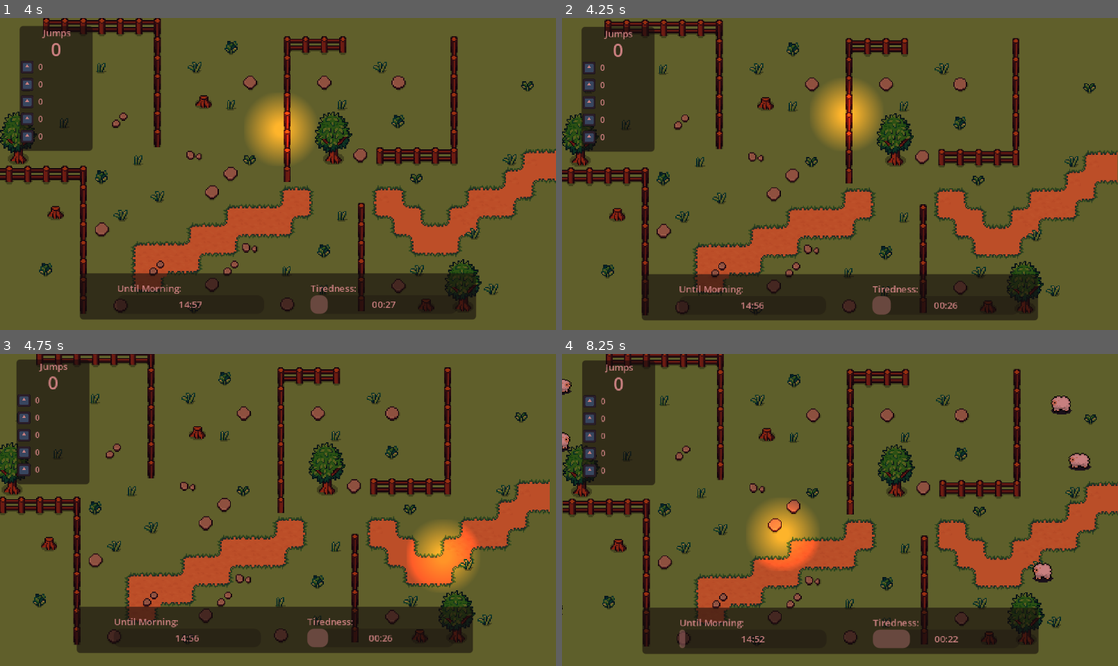
Above: before the commit, frames 1-4 (two rows, left to right).
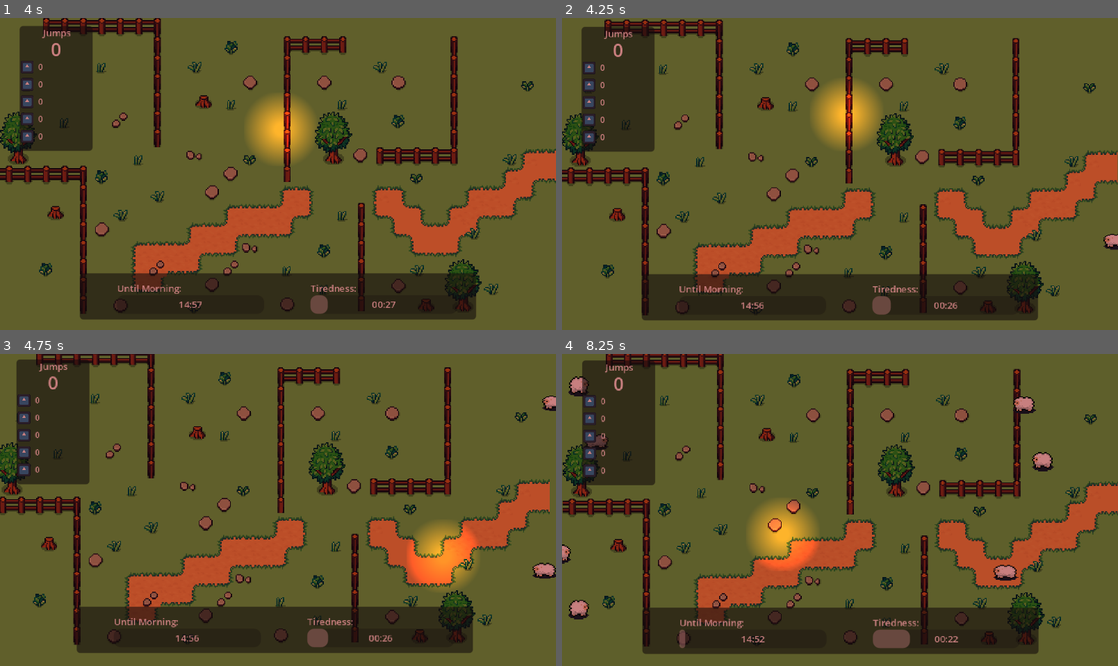
Above: after the commit, the same moments.

Repository: kandlash/Count-The-Sheep
Game: Godot game, scene res://scenes/main_menu.tscn
Two runs of this game, one before a commit and one after it. Both use one fixed random seed, a clock stepped at 60 frames per second and the inputs below. The engine's default icon, where the game draws it, is replaced by a stand-in: a white triangle on a blue panel in a dark square. Sound files missing from this copy of the repository are replaced by a short silence.
Inputs (mouse positions are in pixels of both pictures, inside the frame that each line leads up to):
- Up to frame 1 (4 s): click "Play" at 0.5 s; move the mouse to (400, 158) at 1.27 s; click (400, 158) at 1.42 s; drag from (166, 189) to (450, 99) at 2.02 s; move the mouse to (333, 105) at 2.77 s; click (333, 105) at 2.92 s; drag from (250, 236) to (283, 114) at 3.52 s
- Up to frame 2 (4.25 s): no input
- Up to frame 3 (4.75 s): move the mouse to (444, 556) at 4.27 s; click (444, 556) at 4.42 s
- Up to frame 4 (8.25 s): drag from (673, 463) to (639, 569) at 5.02 s; move the mouse to (867, 510) at 5.77 s; click (867, 510) at 5.92 s; drag from (756, 432) to (1079, 572) at 6.52 s; move the mouse to (962, 494) at 7.27 s; click (962, 494) at 7.42 s; drag from (728, 525) to (917, 591) at 8.02 s

Frame 1 is identical in both runs. In frame 2, 0.1% of the frame differs, in the area x 97-100%, y 69-75%; in frame 3, 0.3%; in frame 4, 1.8%, in the area x 0-96%, y 7-86%.

Commit message:
some upgrades and coins

Diff:
--- a/scenes/dog.tscn
+++ b/scenes/dog.tscn
@@ -16,6 +16,8 @@
 
 [node name="dog" type="Node2D" unique_id=537338450]
 script = ExtResource("1_vwjdu")
+debug_line_color = Color(1, 0, 0, 0.26666668)
+turn_duration = 0.3
 
 [node name="AnimatedSprite2D" type="AnimatedSprite2D" parent="." unique_id=1577758006]
 sprite_frames = SubResource("SpriteFrames_gmowd")
--- a/scenes/money_count.tscn
+++ b/scenes/money_count.tscn
@@ -3,6 +3,7 @@
 [ext_resource type="Script" uid="uid://cflrdcsxowdni" path="res://scripts/money_count.gd" id="1_iaony"]
 [ext_resource type="Texture2D" uid="uid://d1v0oxc03b7es" path="res://icon.svg" id="2_gq3fm"]
 [ext_resource type="Texture2D" uid="uid://dm0ry6jw84fv4" path="res://assets/sprites/20250420manaSoulHeaderA-Sheet.png" id="3_0j7l4"]
+[ext_resource type="Texture2D" uid="uid://cnbnid2n3weku" path="res://assets/sprites/gold_coin.png" id="3_46pkb"]
 [ext_resource type="PackedScene" uid="uid://bcijxcxc35oqi" path="res://scenes/next_button.tscn" id="4_7s07o"]
 
 [sub_resource type="StyleBoxFlat" id="StyleBoxFlat_gq3fm"]
@@ -139,7 +140,7 @@
 
 [node name="TextureRect2" type="TextureRect" parent="Panel2/VBoxContainer/jump_container" unique_id=2118010586]
 layout_mode = 2
-texture = ExtResource("2_gq3fm")
+texture = ExtResource("3_46pkb")
 expand_mode = 2
 
 [node name="comon_container" type="HBoxContainer" parent="Panel2/VBoxContainer" unique_id=1056795010]
@@ -162,7 +163,7 @@
 
 [node name="TextureRect2" type="TextureRect" parent="Panel2/VBoxContainer/comon_container" unique_id=1957887276]
 layout_mode = 2
-texture = ExtResource("2_gq3fm")
+texture = ExtResource("3_46pkb")
 expand_mode = 2
 
 [node name="uncomon_container" type="HBoxContainer" parent="Panel2/VBoxContainer" unique_id=607765951]
@@ -185,7 +186,7 @@
 
 [node name="TextureRect2" type="TextureRect" parent="Panel2/VBoxContainer/uncomon_container" unique_id=1223899382]
 layout_mode = 2
-texture = ExtResource("2_gq3fm")
+texture = ExtResource("3_46pkb")
 expand_mode = 2
 
 [node name="rare_container" type="HBoxContainer" parent="Panel2/VBoxContainer" unique_id=2069167572]
@@ -208,7 +209,7 @@
 
 [node name="TextureRect2" type="TextureRect" parent="Panel2/VBoxContainer/rare_container" unique_id=530152942]
 layout_mode = 2
-texture = ExtResource("2_gq3fm")
+texture = ExtResource("3_46pkb")
 expand_mode = 2
 
 [node name="epic_container" type="HBoxContainer" parent="Panel2/VBoxContainer" unique_id=1513426893]
@@ -231,7 +232,7 @@
 
 [node name="TextureRect2" type="TextureRect" parent="Panel2/VBoxContainer/epic_container" unique_id=1206481866]
 layout_mode = 2
-texture = ExtResource("2_gq3fm")
+texture = ExtResource("3_46pkb")
 expand_mode = 2
 
 [node name="legendary_container" type="HBoxContainer" parent="Panel2/VBoxContainer" unique_id=58824122]
@@ -254,7 +255,7 @@
 
 [node name="TextureRect2" type="TextureRect" parent="Panel2/VBoxContainer/legendary_container" unique_id=1727506536]
 layout_mode = 2
-texture = ExtResource("2_gq3fm")
+texture = ExtResource("3_46pkb")
 expand_mode = 2
 
 [node name="Panel" type="Panel" parent="Panel2" unique_id=363207188]
@@ -295,7 +296,7 @@
 
 [node name="TextureRect2" type="TextureRect" parent="Panel2/Panel/result_container" unique_id=134537208]
 layout_mode = 2
-texture = ExtResource("2_gq3fm")
+texture = ExtResource("3_46pkb")
 expand_mode = 2
 
 [node name="TextureRect" type="TextureRect" parent="Panel2/Panel" unique_id=1760884745]
@@ -346,7 +347,7 @@
 
 [node name="TextureRect3" type="TextureRect" parent="Panel3/HBoxContainer" unique_id=731686389]
 layout_mode = 2
-texture = ExtResource("2_gq3fm")
+texture = ExtResource("3_46pkb")
 expand_mode = 2
 
 [node name="Label" type="Label" parent="Panel3/HBoxContainer" unique_id=805258904]
@@ -356,7 +357,7 @@
 
 [node name="TextureRect2" type="TextureRect" parent="Panel3/HBoxContainer" unique_id=1012318002]
 layout_mode = 2
-texture = ExtResource("2_gq3fm")
+texture = ExtResource("3_46pkb")
 expand_mode = 2
 
 [node name="TextureRect" type="TextureRect" parent="Panel3" unique_id=1676773628]
@@ -408,7 +409,7 @@
 
 [node name="TextureRect2" type="TextureRect" parent="Panel4/HBoxContainer" unique_id=1872405234]
 layout_mode = 2
-texture = ExtResource("2_gq3fm")
+texture = ExtResource("3_46pkb")
 expand_mode = 2
 
 [node name="next_button" parent="." unique_id=1598570472 instance=ExtResource("4_7s07o")]
--- a/scenes/upgrade_node.tscn
+++ b/scenes/upgrade_node.tscn
@@ -2,6 +2,7 @@
 
 [ext_resource type="Script" uid="uid://bpsd8hp32k5k" path="res://scripts/upgrades/upgrade_node.gd" id="1_i2vvs"]
 [ext_resource type="Texture2D" uid="uid://cbmfartp8hfor" path="res://assets/sprites/upgrade_icons/owl_upgrade.png" id="1_o6dpi"]
+[ext_resource type="Texture2D" uid="uid://cnbnid2n3weku" path="res://assets/sprites/gold_coin.png" id="3_fthb7"]
 
 [sub_resource type="StyleBoxFlat" id="StyleBoxFlat_o6dpi"]
 bg_color = Color(0.12941177, 0.12156863, 0.1254902, 1)
@@ -81,10 +82,10 @@
 anchors_preset = 4
 anchor_top = 0.5
 anchor_bottom = 0.5
-offset_left = 18.224487
-offset_top = -35.673233
-offset_right = 309.10632
-offset_bottom = 65.16147
+offset_left = 18.13925
+offset_top = -54.313206
+offset_right = 309.0211
+offset_bottom = 57.24382
 grow_vertical = 2
 theme = SubResource("Theme_o6dpi")
 bbcode_enabled = true
@@ -109,23 +110,32 @@
 horizontal_alignment = 1
 vertical_alignment = 1
 
-[node name="cost_label" type="Label" parent="upgrade_info" unique_id=504803476]
+[node name="HBoxContainer" type="HBoxContainer" parent="upgrade_info" unique_id=975216666]
 layout_mode = 1
 anchors_preset = 7
 anchor_left = 0.5
 anchor_top = 1.0
 anchor_right = 0.5
 anchor_bottom = 1.0
-offset_left = -32.033783
-offset_top = -44.764603
-offset_right = 31.966217
-offset_bottom = -5.7646027
+offset_left = -54.03306
+offset_top = -47.229614
+offset_right = 53.96695
+offset_bottom = -7.2296143
 grow_horizontal = 2
 grow_vertical = 0
+alignment = 1
+
+[node name="cost_label" type="Label" parent="upgrade_info/HBoxContainer" unique_id=504803476]
+layout_mode = 2
 text = "1222"
 label_settings = SubResource("LabelSettings_5d8m8")
 horizontal_alignment = 1
 vertical_alignment = 1
+
+[node name="TextureRect" type="TextureRect" parent="upgrade_info/HBoxContainer" unique_id=394584259]
+layout_mode = 2
+texture = ExtResource("3_fthb7")
+expand_mode = 2
 
 [node name="editor_name_label" type="Label" parent="." unique_id=1328957915]
 layout_mode = 1
--- a/scenes/upgrade_shop.tscn
+++ b/scenes/upgrade_shop.tscn
@@ -7,11 +7,11 @@
 [ext_resource type="Texture2D" uid="uid://8d2d6w081idb" path="res://assets/sprites/upgrade_icons/sheep_speed_upgrade.png" id="4_8qunu"]
 [ext_resource type="Texture2D" uid="uid://bjj5b62k3vv5f" path="res://assets/sprites/upgrade_icons/dog_upgrade.png" id="4_qu5s7"]
 [ext_resource type="Texture2D" uid="uid://cu24x8j6x52mu" path="res://assets/sprites/upgrade_icons/shee_lucky_upgrade.png" id="4_ybft6"]
-[ext_resource type="Texture2D" uid="uid://d1v0oxc03b7es" path="res://icon.svg" id="5_54pk2"]
 [ext_resource type="Texture2D" uid="uid://caifbefs6piv7" path="res://assets/sprites/upgrade_icons/dog_speed_upgrade.png" id="5_q1psx"]
 [ext_resource type="Texture2D" uid="uid://e32o4pylq7gg" path="res://assets/sprites/upgrade_icons/shee_feed_upgrade.png" id="6_lt0d2"]
 [ext_resource type="Texture2D" uid="uid://baocqqy5x0bc1" path="res://assets/sprites/upgrade_icons/big_brain_upgrade.png" id="8_mndg8"]
 [ext_resource type="PackedScene" uid="uid://bcijxcxc35oqi" path="res://scenes/next_button.tscn" id="9_o5je6"]
+[ext_resource type="Texture2D" uid="uid://cnbnid2n3weku" path="res://assets/sprites/gold_coin.png" id="11_q1psx"]
 
 [sub_resource type="StyleBoxFlat" id="StyleBoxFlat_7s07o"]
 bg_color = Color(0.12941177, 0.12156863, 0.1254902, 1)
@@ -292,7 +292,7 @@
 
 [node name="TextureRect2" type="TextureRect" parent="CanvasLayer/Panel4/HBoxContainer" unique_id=667235179]
 layout_mode = 2
-texture = ExtResource("5_54pk2")
+texture = ExtResource("11_q1psx")
 expand_mode = 2
 
 [node name="next_button" parent="CanvasLayer" unique_id=1598570472 instance=ExtResource("9_o5je6")]
--- a/scripts/G.gd
+++ b/scripts/G.gd
@@ -10,6 +10,9 @@
 var income_multiplier := 1.0
 
 var sheep_walk_speed := 0.2
+
+var sheep_spawn_delay_min := 7.0
+var sheep_spawn_delay_max := 15.0
 
 var upgrades := {} # id -> level
 
--- a/scripts/dog.gd
+++ b/scripts/dog.gd
@@ -7,10 +7,13 @@
 	BARK
 }
 
+@export var debug_line_color: Color = Color.RED
+@export var debug_line_width: float = 0.0
+
 @export var scan_radius := 600.0
 @export var move_speed := 90.0
 @export var bark_distance := 26.0
-@export var scan_interval := 0.3
+@export var scan_interval := 0.15
 
 @export var wander_radius := 40.0
 @export var wander_speed := 25.0
@@ -67,6 +70,17 @@
 		State.BARK:
 			pass
 
+	queue_redraw()
+
+func _draw() -> void:
+	if state != State.CHASE:
+		return
+
+	if not is_instance_valid(target_sheep):
+		return
+
+	var local_target_pos = to_local(target_sheep.global_position)
+	draw_line(Vector2.ZERO, local_target_pos, debug_line_color, debug_line_width)
 
 func _wander(delta: float) -> void:
 	var dir = _wander_target - global_position
--- a/scripts/sheep_generator.gd
+++ b/scripts/sheep_generator.gd
@@ -20,7 +20,7 @@
 	add_child(timer)
 	timer.timeout.connect(_spawn_sheep)
 
-	_start_timer(3.0, 5.0)
+	_start_timer(2.0, 4.0)
 
 func _start_timer(sdmin: float = spawn_delay_min, sdmax: float = spawn_delay_max):
 	timer.wait_time = randf_range(sdmin, sdmax)
@@ -38,7 +38,7 @@
 	var rarity = _roll_rarity()
 	sheep.set_rarity(rarity)
 
-	_start_timer()
+	_start_timer(G.sheep_spawn_delay_min, G.sheep_spawn_delay_max)
 
 func _roll_rarity() -> int:
 	var chances = G.sheep_chances
--- a/scripts/upgrades/UpgradeManager.gd
+++ b/scripts/upgrades/UpgradeManager.gd
@@ -57,7 +57,6 @@
 		"income_multiplier":
 			G.income_multiplier = effect["value"]
 
-		# 🆕 LUCKY
 		"lucky":
 			G.apply_lucky(effect["value"])
 
@@ -66,6 +65,10 @@
 
 		"spawn_dog":
 			G.dogs_to_spawn += effect["value"]
+
+		"sheep_max_time":
+			G.sheep_spawn_delay_min -= G.sheep_spawn_delay_min * effect["value"]/100
+			G.sheep_spawn_delay_max -= G.sheep_spawn_delay_max * effect["value"]/100
 		_:
 			push_warning("Unknown effect: " + str(effect))
 
--- a/scripts/upgrades/upgrade_data.gd
+++ b/scripts/upgrades/upgrade_data.gd
@@ -166,40 +166,40 @@
 			"next": ["feed_2"],
 			"description": "key_feed_1_description_upgrade",
 			"effects": [
+				[{ "type": "sheep_max_time", "value": 5 }],
+				[{ "type": "sheep_max_time", "value": 6 }],
+				[{ "type": "sheep_max_time", "value": 7 }]
+			]
+		},
+
+		"feed_2": {
+			"name": "key_feed_2_name_upgrade",
+			"max_level": 3,
+			"cost": [400, 500, 600],
+			"parents": ["feed_1"],
+			"next": ["feed_3"],
+			"description": "key_feed_2_description_upgrade",
+			"effects": [
+				[{ "type": "sheep_max_time", "value": 8 }],
+				[{ "type": "sheep_max_time", "value": 9 }],
+				[{ "type": "sheep_max_time", "value": 10 }]
+			]
+		},
+
+		"feed_3": {
+			"name": "key_feed_3_name_upgrade",
+			"max_level": 3,
+			"cost": [700, 800, 900],
+			"parents": ["feed_2"],
+			"next": [],
+			"description": "key_feed_3_description_upgrade",
+			"effects": [
 				[{ "type": "sheep_max_time", "value": 10 }],
 				[{ "type": "sheep_max_time", "value": 10 }],
 				[{ "type": "sheep_max_time", "value": 10 }]
 			]
 		},
 
-		"feed_2": {
-			"name": "key_feed_2_name_upgrade",
-			"max_level": 3,
-			"cost": [400, 500, 600],
-			"parents": ["feed_1"],
-			"next": ["feed_3"],
-			"description": "key_feed_2_description_upgrade",
-			"effects": [
-				[{ "type": "sheep_max_time", "value": 10 }],
-				[{ "type": "sheep_max_time", "value": 10 }],
-				[{ "type": "sheep_max_time", "value": 10 }]
-			]
-		},
-
-		"feed_3": {
-			"name": "key_feed_3_name_upgrade",
-			"max_level": 3,
-			"cost": [700, 800, 900],
-			"parents": ["feed_2"],
-			"next": [],
-			"description": "key_feed_3_description_upgrade",
-			"effects": [
-				[{ "type": "sheep_max_time", "value": 20 }],
-				[{ "type": "sheep_max_time", "value": 30 }],
-				[{ "type": "sheep_max_time", "value": 50 }]
-			]
-		},
-
 		"big_brain_1": {
 			"name": "key_big_brain_1_name_upgrade",
 			"max_level": 3,
--- a/scripts/upgrades/upgrade_node.gd
+++ b/scripts/upgrades/upgrade_node.gd
@@ -10,7 +10,7 @@
 @onready var upgrade_name: Label = $upgrade_info/upgrade_name
 @onready var upgrade_discription: RichTextLabel = $upgrade_info/upgrade_discription
 @onready var upgrade_level: Label = $upgrade_info/upgrade_level
-@onready var cost_label: Label = $upgrade_info/cost_label
+@onready var cost_label: Label = $upgrade_info/HBoxContainer/cost_label
 @onready var upgrade_info: Panel = $upgrade_info
 @onready var editor_name_label: Label = $editor_name_label
 
Binary file added: assets/sprites/gold_coin.png
Not shown, added: assets/sprites/gold_coin.png.import
